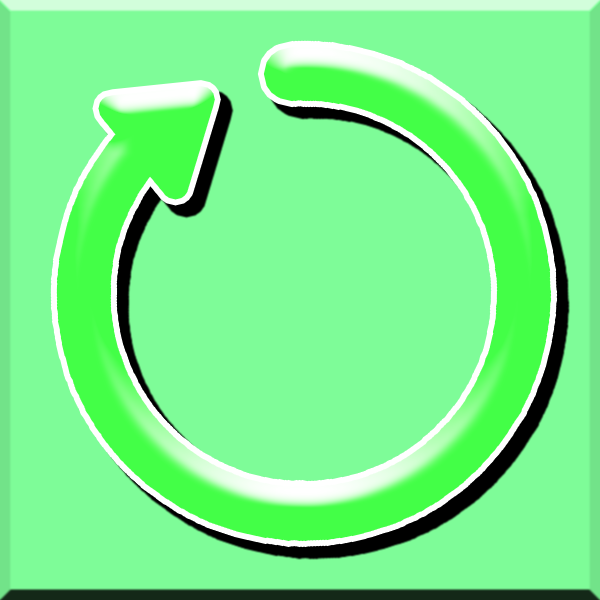
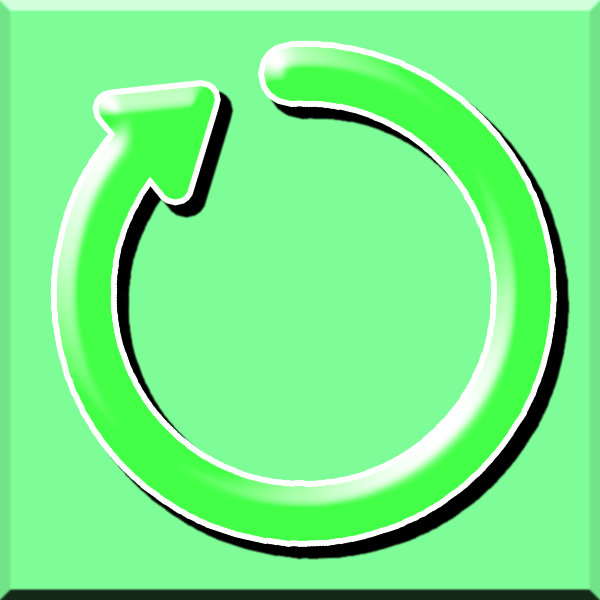
Comparing the layer stacks of the two 600 × 600 images. Changes:
pixels changed over [56, 46, 532, 508] (layer not identified)
